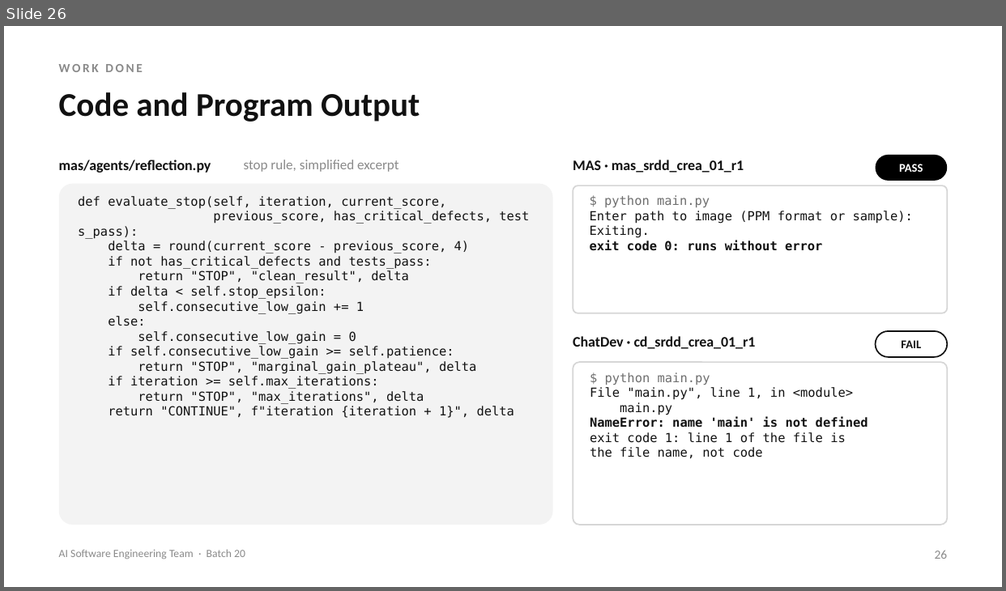
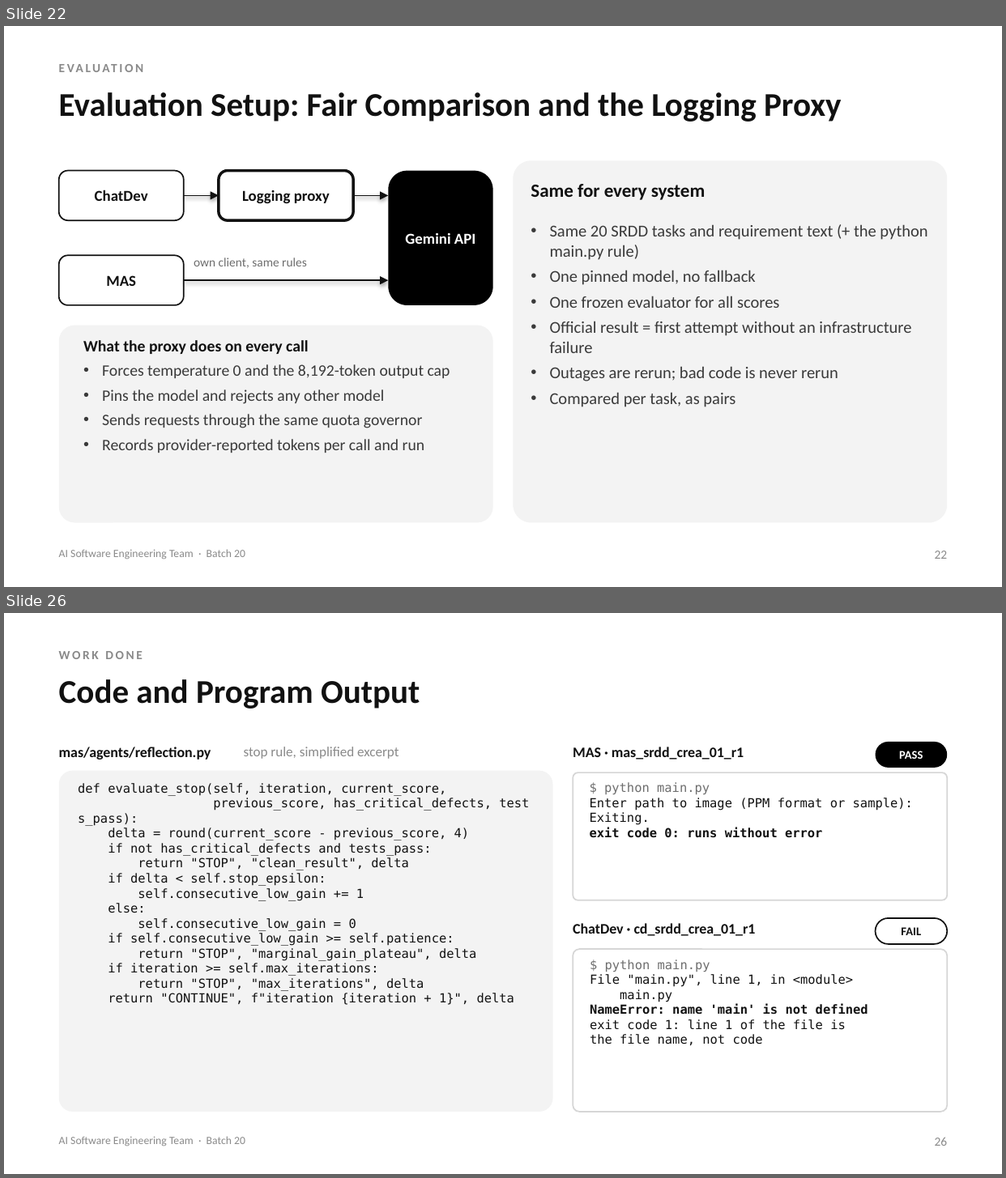
Before and after one commit to Varshith-092006/MAS, a slide deck: presentation/MAS_2nd_Review.pptx. Shown one above the other, each under a label of ours: slide 26 before the commit, slides 22 and 26 after it; the slides between them are not shown. The pictures are 1006x591 and 1006x1178 pixels, drawn with LibreOffice and Linux fonts; fonts in the diff are those of the drawing. Boxes give left, top, right and bottom in pixels: in the first picture for what was removed or moved away, otherwise in the second. Text is boxed around its words. In the diff, an @@ line names an element or a change of style, - is before the commit and + after.

```diff
--- a/presentation/MAS_2nd_Review.pptx
+++ b/presentation/MAS_2nd_Review.pptx
@@ slide 22 added at box(4, 26, 1002, 587), background #FFFFFF @@
@@ text added at box(59, 58, 947, 84), 9 pt, text #8A8A8A, bold @@
+EVALUATION
@@ text added at box(59, 92, 841, 122), 24 pt, text #111111, bold @@
+Evaluation Setup: Fair Comparison and the Logging Proxy
@@ rounded rectangle added at box(59, 171, 184, 220), fill #FFFFFF, outline #111111 1 pt, 11 pt, text #111111, bold @@
+ChatDev
@@ rounded rectangle added at box(219, 171, 353, 220), fill #FFFFFF, outline #111111 2 pt, 11 pt, text #111111, bold @@
+Logging proxy
@@ rounded rectangle added at box(388, 171, 493, 305), fill #000000, 11 pt, text #FFFFFF, bold @@
+Gemini API
@@ rounded rectangle added at box(513, 160, 947, 523), fill #F3F3F3 @@
@@ arrow added from (184, 195) to (219, 195), #111111 1 pt @@
@@ arrow added from (353, 195) to (388, 195), #111111 1 pt @@
@@ text added at box(530, 184, 705, 200), 13.5 pt, text #111111, bold @@
+Same for every system
@@ text added at box(550, 224, 927, 408), 12 pt, text #3A3A3A @@
+• Same 20 SRDD tasks and requirement text (+ the python main.py rule)
+• One pinned model, no fallback
+• One frozen evaluator for all scores
+• Official result = first attempt without an infrastructure failure
+• Outages are rerun; bad code is never rerun
+• Compared per task, as pairs
@@ rounded rectangle added at box(59, 255, 184, 305), fill #FFFFFF, outline #111111 1 pt, 11 pt, text #111111, bold @@
+MAS
@@ text added at box(194, 258, 307, 268), 9 pt, text #6E6E6E @@
+own client, same rules
@@ arrow added from (184, 280) to (388, 280), #111111 1 pt @@
@@ rounded rectangle added at box(59, 326, 493, 523), fill #F3F3F3, 11.5 pt, text #3A3A3A @@
+What the proxy does on every call
+• Forces temperature 0 and the 8,192-token output cap
+• Pins the model and rejects any other model
+• Sends requests through the same quota governor
+• Records provider-reported tokens per call and run
@@ text added at box(59, 549, 245, 559), 8 pt, text #8A8A8A @@
+AI Software Engineering Team · Batch 20
@@ text added at box(935, 551, 948, 559), 9 pt, text #8A8A8A @@
+22
```
Also in this commit, not shown: 16 slides changed, 7 other slides added, 8 slides removed, 7 other files.
